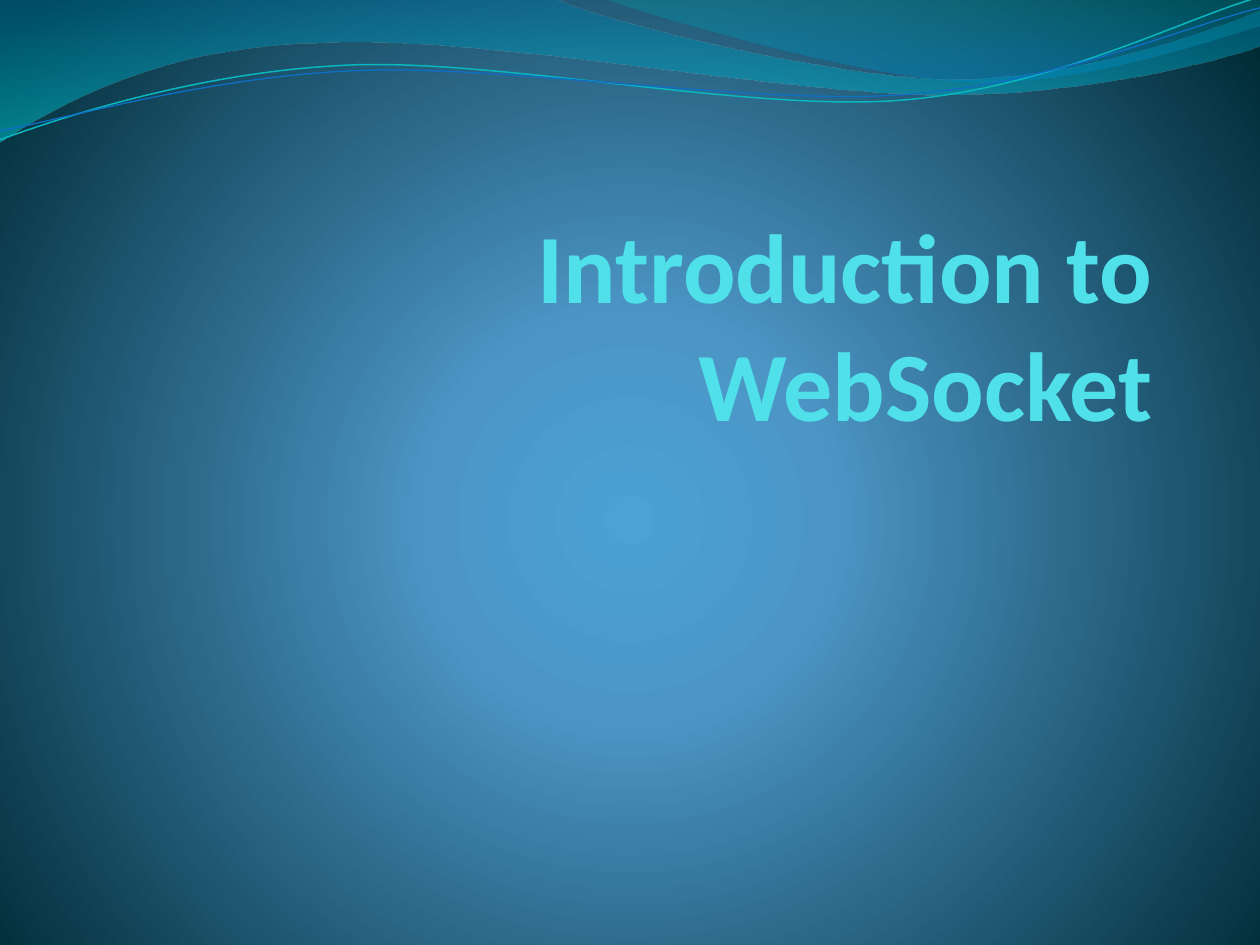
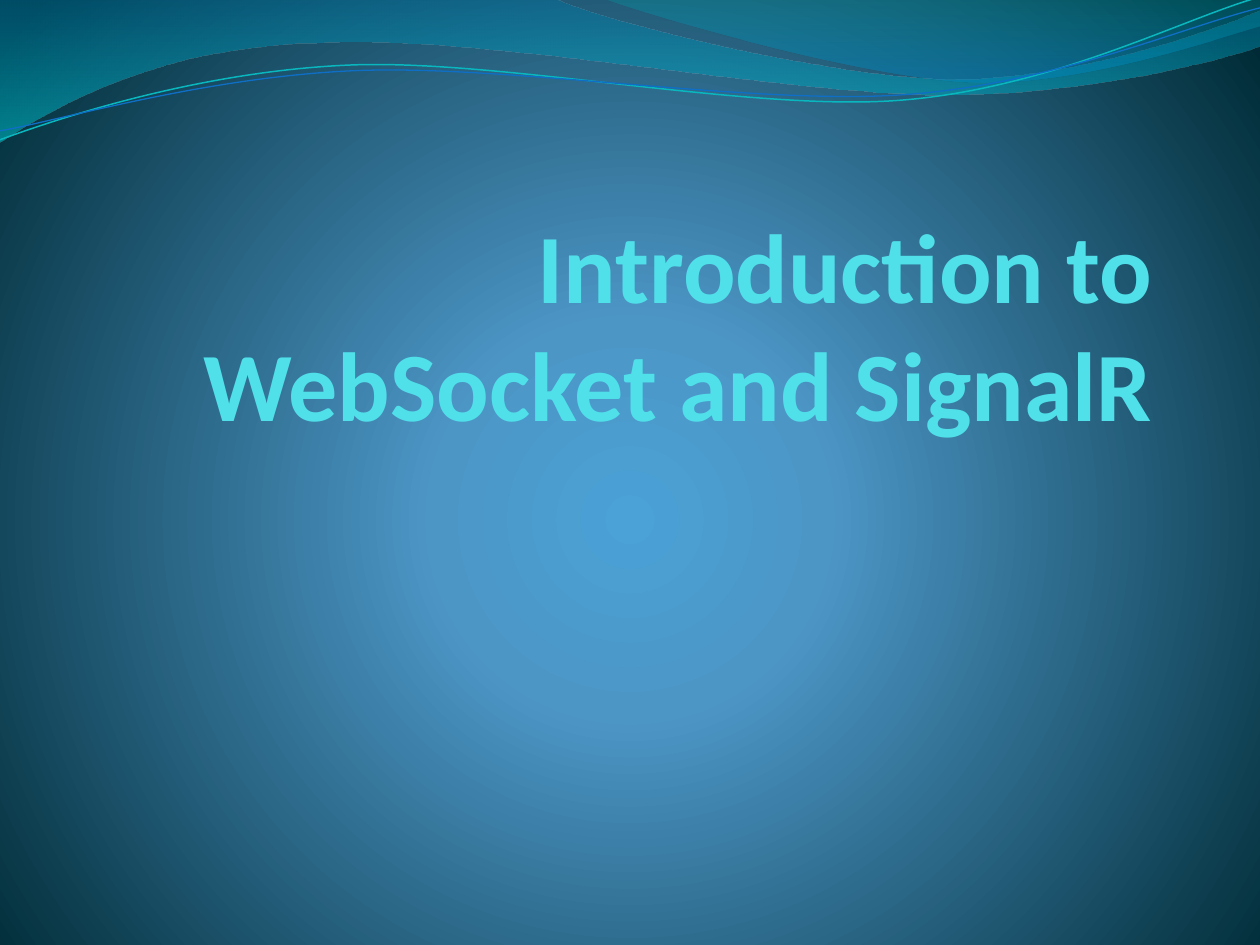
Before and after one commit to kyleema2016/Chatter, a slide deck: slide 1 of WebSocket.pptx. Drawn at 1260x945 pixels with LibreOffice and Linux fonts; fonts in the diff are those of the drawing. Boxes give left, top, right and bottom in pixels: in the first picture for what was removed or moved away, otherwise in the second. Text is boxed around its words. In the diff, an @@ line names an element or a change of style, - is before the commit and + after.

```diff
--- a/WebSocket.pptx
+++ b/WebSocket.pptx
@@ title at (203, 222, 1152, 444): text changed @@
-Introduction to WebSocket
+Introduction to WebSocket and SignalR
```
Also in this commit, not shown: 4 other slides changed, 5 slides added, 10 other files.
